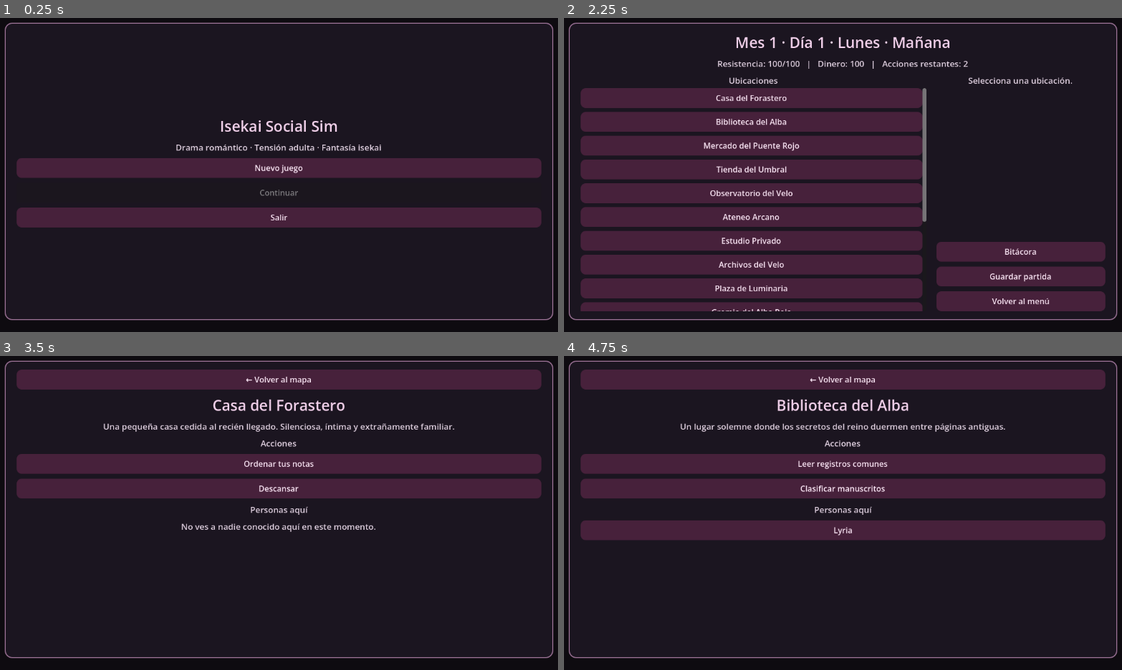
Above: before the commit, frames 1-4 (two rows, left to right).
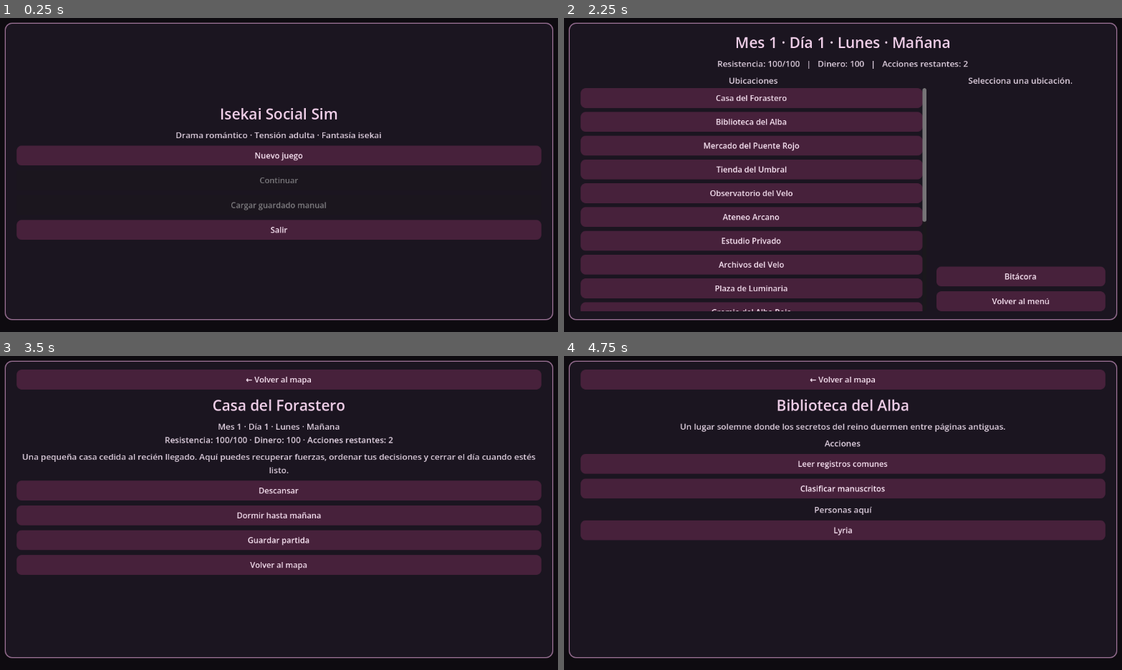
Above: after the commit, the same moments.

Repository: JoshSnowMex/isekai-novel
Game: Godot game, scene res://scenes/menu/MainMenu.tscn
The game is run twice, just before and just after one commit, with the same random seed, the same clock (stepped at 60 frames per second) and the same inputs.
Inputs:
- Up to frame 1 (0.25 s): no input
- Up to frame 2 (2.25 s): click "Nuevo juego" at 0.5 s; click "Forastero Sensible" at 1.25 s; click "Confirmar clase" at 2 s
- Up to frame 3 (3.5 s): click "Casa del Forastero" at 2.75 s
- Up to frame 4 (4.75 s): click "← Volver al mapa" at 3.5 s; click "Biblioteca del Alba" at 4.25 s

The runs differ from the first frame. In frame 1, 16% of the frame differs, in the area x 2-98%, y 28-71%; in frame 2, 2.1%; in frame 3, 26%, in the area x 2-98%, y 21-70%; in frame 4, nothing differs.

Commit message:
Update Save System

Diff:
--- a/core/save_manager.gd
+++ b/core/save_manager.gd
@@ -1,8 +1,18 @@
 extends Node
 
-const SAVE_PATH := "user://savegame.json"
+const AUTOSAVE_PATH := "user://autosave.json"
+const MANUAL_SAVE_PATH := "user://savegame.json"
+
+
+func autosave_game() -> void:
+	write_save_file(AUTOSAVE_PATH)
+
 
 func save_game() -> void:
+	write_save_file(MANUAL_SAVE_PATH)
+
+
+func write_save_file(path: String) -> void:
 	var save_data := {
 		"player": GameManager.player,
 		"current_day": GameManager.current_day,
@@ -13,15 +23,42 @@
 		"current_location_id": GameManager.current_location_id
 	}
 
-	var file := FileAccess.open(SAVE_PATH, FileAccess.WRITE)
+	var file := FileAccess.open(path, FileAccess.WRITE)
+
+	if file == null:
+		return
+
 	file.store_string(JSON.stringify(save_data, "\t"))
 	file.close()
 
+
+func load_continue_game() -> bool:
+	if FileAccess.file_exists(AUTOSAVE_PATH):
+		return load_from_path(AUTOSAVE_PATH)
+
+	if FileAccess.file_exists(MANUAL_SAVE_PATH):
+		return load_from_path(MANUAL_SAVE_PATH)
+
+	return false
+
+
+func load_manual_game() -> bool:
+	return load_from_path(MANUAL_SAVE_PATH)
+
+
 func load_game() -> bool:
-	if not FileAccess.file_exists(SAVE_PATH):
+	return load_continue_game()
+
+
+func load_from_path(path: String) -> bool:
+	if not FileAccess.file_exists(path):
 		return false
 
-	var file := FileAccess.open(SAVE_PATH, FileAccess.READ)
+	var file := FileAccess.open(path, FileAccess.READ)
+
+	if file == null:
+		return false
+
 	var content := file.get_as_text()
 	file.close()
 
@@ -31,14 +68,23 @@
 		return false
 
 	GameManager.player = data.get("player", {})
-	GameManager.current_day = data.get("current_day", 1)
-	GameManager.current_month = data.get("current_month", 1)
-	GameManager.current_weekday_index = data.get("current_weekday_index", 0)
-	GameManager.current_time_block = data.get("current_time_block", "morning")
-	GameManager.current_action_index = data.get("current_action_index", 0)
-	GameManager.current_location_id = data.get("current_location_id", "home")
+	GameManager.current_day = int(data.get("current_day", 1))
+	GameManager.current_month = int(data.get("current_month", 1))
+	GameManager.current_weekday_index = int(data.get("current_weekday_index", 0))
+	GameManager.current_time_block = str(data.get("current_time_block", "morning"))
+	GameManager.current_action_index = int(data.get("current_action_index", 0))
+	GameManager.current_location_id = str(data.get("current_location_id", "home"))
 
 	return true
 
+
+func has_continue_file() -> bool:
+	return FileAccess.file_exists(AUTOSAVE_PATH) or FileAccess.file_exists(MANUAL_SAVE_PATH)
+
+
+func has_manual_save_file() -> bool:
+	return FileAccess.file_exists(MANUAL_SAVE_PATH)
+
+
 func has_save_file() -> bool:
-	return FileAccess.file_exists(SAVE_PATH)
+	return has_continue_file()
--- a/core/scene_router.gd
+++ b/core/scene_router.gd
@@ -4,6 +4,7 @@
 const INTRO_SCENE := "res://scenes/intro/IntroScene.tscn"
 const WORLD_MAP := "res://scenes/map/WorldMap.tscn"
 const LOCATION_SCENE := "res://scenes/location/LocationScene.tscn"
+const HOME_SCENE := "res://scenes/home/HomeScene.tscn"
 const DATE_SCENE := "res://scenes/date/DateScene.tscn"
 const JOURNAL_SCENE := "res://scenes/journal/JournalScene.tscn"
 const SHOP_SCENE := "res://scenes/shop/ShopScene.tscn"
@@ -25,6 +26,9 @@
 func go_to_location() -> void:
 	get_tree().change_scene_to_file(LOCATION_SCENE)
 
+func go_to_home() -> void:
+	get_tree().change_scene_to_file(HOME_SCENE)
+
 func go_to_journal() -> void:
 	get_tree().change_scene_to_file(JOURNAL_SCENE)
 
--- a/data/locations.json
+++ b/data/locations.json
@@ -1,241 +1,217 @@
 {
-	"home": {
-		"name": "Casa del Forastero",
-		"description": "Una pequeña casa cedida al recién llegado. Silenciosa, íntima y extrañamente familiar.",
-		"actions": {
-			"rest": true,
-			"train": false,
-			"work_full": false,
-			"work_half": false,
-			"shop": false
-		},
-		"activities": [
-			"train_home_discipline_minor"
-		]
-	},
-	"library": {
-		"name": "Biblioteca del Alba",
-		"description": "Un lugar solemne donde los secretos del reino duermen entre páginas antiguas.",
-		"actions": {
-			"rest": false,
-			"train": false,
-			"work_full": false,
-			"work_half": false,
-			"shop": false
-		},
-		"activities": [
-			"train_library_intellect_minor",
-			"work_library_half"
-		]
-	},
-	"market": {
-		"name": "Mercado del Puente Rojo",
-		"description": "Ruidoso, cálido y lleno de miradas que dicen más de lo que deberían.",
-		"actions": {
-			"rest": false,
-			"train": false,
-			"work_full": false,
-			"work_half": false,
-			"shop": false
-		},
-		"activities": [
-			"train_market_strength_minor",
-			"work_market_half",
-			"work_market_full"
-		]
-	},
-	"shop": {
-		"name": "Tienda del Umbral",
-		"description": "Un local pequeño, perfumado con incienso y lleno de objetos que parecen tener más historia de la que deberían.",
-		"actions": {
-			"rest": false,
-			"train": false,
-			"work_full": false,
-			"work_half": false,
-			"shop": true
-		}
-	},
-	"observatory": {
-		"name": "Observatorio del Velo",
-		"description": "Una torre abierta al cielo, donde las estrellas parecen observar de vuelta.",
-		"actions": {
-			"rest": false,
-			"train": false,
-			"work_full": false,
-			"work_half": false,
-			"shop": false
-		},
-		"activities": [
-			"train_observatory_intuition_minor",
-			"work_observatory_half"
-		]
-	},
-	"arcane_library": {
-		"name": "Ateneo Arcano",
-		"description": "Una sección prohibida de la biblioteca, reservada para quienes saben formular preguntas peligrosas.",
-		"actions": {
-			"rest": false,
-			"train": false,
-			"work_full": false,
-			"work_half": false,
-			"shop": false
-		},
-		"activities": [
-			"train_arcane_intellect_major",
-			"work_arcane_half",
-			"work_arcane_full"
-		]
-	},
-	"private_study": {
-		"name": "Estudio Privado",
-		"description": "Un cuarto pequeño, cargado de tinta, mapas y secretos nunca dichos en voz alta.",
-		"actions": {
-			"rest": false,
-			"train": false,
-			"work_full": false,
-			"work_half": false,
-			"shop": false
-		},
-		"activities": [
-			"train_private_intuition_minor"
-		]
-	},
-	"archives": {
-		"name": "Archivos del Velo",
-		"description": "Pasillos de registros antiguos donde cada versión de la historia parece contradecir a otra.",
-		"actions": {
-			"rest": false,
-			"train": false,
-			"work_full": false,
-			"work_half": false,
-			"shop": false
-		},
-		"activities": [
-			"train_archives_intellect_minor",
-			"work_archives_half"
-		]
-	},
-	"plaza": {
-		"name": "Plaza de Luminaria",
-		"description": "El corazón social de la aldea. Aquí las noticias viajan más rápido que la verdad.",
-		"actions": {
-			"rest": false,
-			"train": false,
-			"work_full": false,
-			"work_half": false,
-			"shop": false
-		},
-		"activities": [
-			"train_plaza_charm_major",
-			"work_plaza_half"
-		]
-	},
-	"guild": {
-		"name": "Gremio del Alba Roja",
-		"description": "Un lugar de contratos, heridas y promesas hechas antes de pensar.",
-		"actions": {
-			"rest": false,
-			"train": false,
-			"work_full": false,
-			"work_half": false,
-			"shop": false
-		},
-		"activities": [
-			"train_guild_strength_major",
-			"work_guild_half",
-			"work_guild_full"
-		]
-	},
-	"tavern": {
-		"name": "Taberna del Puente Rojo",
-		"description": "Cálida, ruidosa y peligrosa cuando alguien bebe lo suficiente para decir la verdad.",
-		"actions": {
-			"rest": false,
-			"train": false,
-			"work_full": false,
-			"work_half": false,
-			"shop": false
-		},
-		"activities": [
-			"train_tavern_charm_minor",
-			"work_tavern_half",
-			"work_tavern_full"
-		]
-	},
-	"workshop": {
-		"name": "Taller Arcano",
-		"description": "Un caos de engranajes, gemas y humo dulce. Todo aquí parece a punto de explotar.",
-		"actions": {
-			"rest": false,
-			"train": false,
-			"work_full": false,
-			"work_half": false,
-			"shop": false
-		},
-		"activities": [
-			"train_workshop_discipline_minor",
-			"work_workshop_half",
-			"work_workshop_full"
-		]
-	},
-	"sanctuary": {
-		"name": "Santuario del Velo Quieto",
-		"description": "Un espacio de rezos, culpa y deseos cuidadosamente enterrados.",
-		"actions": {
-			"rest": false,
-			"train": false,
-			"work_full": false,
-			"work_half": false,
-			"shop": false
-		},
-		"activities": [
-			"train_sanctuary_discipline_major",
-			"work_sanctuary_half"
-		]
-	},
-	"forest": {
-		"name": "Bosque Herido",
-		"description": "Un bosque antiguo que conserva cicatrices que nadie en la aldea quiere explicar.",
-		"actions": {
-			"rest": false,
-			"train": false,
-			"work_full": false,
-			"work_half": false,
-			"shop": false
-		},
-		"activities": [
-			"train_forest_intuition_minor",
-			"work_forest_half"
-		]
-	},
-	"council_hall": {
-		"name": "Salón del Consejo",
-		"description": "Donde se toman decisiones públicas y se ocultan consecuencias privadas.",
-		"actions": {
-			"rest": false,
-			"train": false,
-			"work_full": false,
-			"work_half": false,
-			"shop": false
-		},
-		"activities": [
-			"train_council_discipline_minor",
-			"work_council_half",
-			"work_council_full"
-		]
-	},
-	"threshold": {
-		"name": "Umbral",
-		"description": "Un lugar imposible. No parece estar en el mundo, sino detrás de él.",
-		"actions": {
-			"rest": false,
-			"train": false,
-			"work_full": false,
-			"work_half": false,
-			"shop": false
-		},
-		"activities": [
-			"train_threshold_intuition_major"
-		]
+  "home": {
+	"name": "Casa del Forastero",
+	"description": "Una pequeña casa cedida al recién llegado. Silenciosa, íntima y extrañamente familiar.",
+	"actions": {
+	  "rest": false,
+	  "train": false,
+	  "work_full": false,
+	  "work_half": false,
+	  "shop": false
+	},
+	"activities": []
+  },
+  "library": {
+	"name": "Biblioteca del Alba",
+	"description": "Un lugar solemne donde los secretos del reino duermen entre páginas antiguas.",
+	"actions": {
+	  "rest": false,
+	  "train": false,
+	  "work_full": false,
+	  "work_half": false,
+	  "shop": false
+	},
+	"activities": ["train_library_intellect_minor", "work_library_half"]
+  },
+  "market": {
+	"name": "Mercado del Puente Rojo",
+	"description": "Ruidoso, cálido y lleno de miradas que dicen más de lo que deberían.",
+	"actions": {
+	  "rest": false,
+	  "train": false,
+	  "work_full": false,
+	  "work_half": false,
+	  "shop": false
+	},
+	"activities": [
+	  "train_market_strength_minor",
+	  "work_market_half",
+      "work_market_full"
+	]
+  },
+  "shop": {
+	"name": "Tienda del Umbral",
+	"description": "Un local pequeño, perfumado con incienso y lleno de objetos que parecen tener más historia de la que deberían.",
+	"actions": {
+	  "rest": false,
+	  "train": false,
+	  "work_full": false,
+	  "work_half": false,
+	  "shop": true
 	}
+  },
+  "observatory": {
+	"name": "Observatorio del Velo",
+	"description": "Una torre abierta al cielo, donde las estrellas parecen observar de vuelta.",
+	"actions": {
+	  "rest": false,
+	  "train": false,
+	  "work_full": false,
+	  "work_half": false,
+	  "shop": false
+	},
+	"activities": ["train_observatory_intuition_minor", "work_observatory_half"]
+  },
+  "arcane_library": {
+	"name": "Ateneo Arcano",
+	"description": "Una sección prohibida de la biblioteca, reservada para quienes saben formular preguntas peligrosas.",
+	"actions": {
+	  "rest": false,
+	  "train": false,
+	  "work_full": false,
+	  "work_half": false,
+	  "shop": false
+	},
+	"activities": [
+	  "train_arcane_intellect_major",
+	  "work_arcane_half",
+      "work_arcane_full"
+	]
+  },
+  "private_study": {
+	"name": "Estudio Privado",
+	"description": "Un cuarto pequeño, cargado de tinta, mapas y secretos nunca dichos en voz alta.",
+	"actions": {
+	  "rest": false,
+	  "train": false,
+	  "work_full": false,
+	  "work_half": false,
+	  "shop": false
+	},
+	"activities": ["train_private_intuition_minor"]
+  },
+  "archives": {
+	"name": "Archivos del Velo",
+	"description": "Pasillos de registros antiguos donde cada versión de la historia parece contradecir a otra.",
+	"actions": {
+	  "rest": false,
+	  "train": false,
+	  "work_full": false,
+	  "work_half": false,
+	  "shop": false
+	},
+	"activities": ["train_archives_intellect_minor", "work_archives_half"]
+  },
+  "plaza": {
+	"name": "Plaza de Luminaria",
+	"description": "El corazón social de la aldea. Aquí las noticias viajan más rápido que la verdad.",
+	"actions": {
+	  "rest": false,
+	  "train": false,
+	  "work_full": false,
+	  "work_half": false,
+	  "shop": false
+	},
+	"activities": ["train_plaza_charm_major", "work_plaza_half"]
+  },
+  "guild": {
+	"name": "Gremio del Alba Roja",
+	"description": "Un lugar de contratos, heridas y promesas hechas antes de pensar.",
+	"actions": {
+	  "rest": false,
+	  "train": false,
+	  "work_full": false,
+	  "work_half": false,
+	  "shop": false
+	},
+	"activities": [
+	  "train_guild_strength_major",
+	  "work_guild_half",
+      "work_guild_full"
+	]
+  },
+  "tavern": {
+	"name": "Taberna del Puente Rojo",
+	"description": "Cálida, ruidosa y peligrosa cuando alguien bebe lo suficiente para decir la verdad.",
+	"actions": {
+	  "rest": false,
+	  "train": false,
+	  "work_full": false,
+	  "work_half": false,
+	  "shop": false
+	},
+	"activities": [
+	  "train_tavern_charm_minor",
+	  "work_tavern_half",
+      "work_tavern_full"
+	]
+  },
+  "workshop": {
+	"name": "Taller Arcano",
+	"description": "Un caos de engranajes, gemas y humo dulce. Todo aquí parece a punto de explotar.",
+	"actions": {
+	  "rest": false,
+	  "train": false,
+	  "work_full": false,
+	  "work_half": false,
+	  "shop": false
+	},
+	"activities": [
+	  "train_workshop_discipline_minor",
+	  "work_workshop_half",
+      "work_workshop_full"
+	]
+  },
+  "sanctuary": {
+	"name": "Santuario del Velo Quieto",
+	"description": "Un espacio de rezos, culpa y deseos cuidadosamente enterrados.",
+	"actions": {
+	  "rest": false,
+	  "train": false,
+	  "work_full": false,
+	  "work_half": false,
+	  "shop": false
+	},
+	"activities": ["train_sanctuary_discipline_major", "work_sanctuary_half"]
+  },
+  "forest": {
+	"name": "Bosque Herido",
+	"description": "Un bosque antiguo que conserva cicatrices que nadie en la aldea quiere explicar.",
+	"actions": {
+	  "rest": false,
+	  "train": false,
+	  "work_full": false,
+	  "work_half": false,
+	  "shop": false
+	},
+	"activities": ["train_forest_intuition_minor", "work_forest_half"]
+  },
+  "council_hall": {
+	"name": "Salón del Consejo",
+	"description": "Donde se toman decisiones públicas y se ocultan consecuencias privadas.",
+	"actions": {
+	  "rest": false,
+	  "train": false,
+	  "work_full": false,
+	  "work_half": false,
+	  "shop": false
+	},
+	"activities": [
+	  "train_council_discipline_minor",
+	  "work_council_half",
+      "work_council_full"
+	]
+  },
+  "threshold": {
+	"name": "Umbral",
+	"description": "Un lugar imposible. No parece estar en el mundo, sino detrás de él.",
+	"actions": {
+	  "rest": false,
+	  "train": false,
+	  "work_full": false,
+	  "work_half": false,
+	  "shop": false
+	},
+	"activities": ["train_threshold_intuition_major"]
+  }
 }
--- /dev/null
+++ b/scenes/home/HomeScene.tscn
@@ -0,0 +1,12 @@
+[gd_scene load_steps=2 format=3]
+
+[ext_resource type="Script" path="res://scenes/home/home_scene.gd" id="1_home_scene"]
+
+[node name="HomeScene" type="Control"]
+layout_mode = 3
+anchors_preset = 15
+anchor_right = 1.0
+anchor_bottom = 1.0
+grow_horizontal = 2
+grow_vertical = 2
+script = ExtResource("1_home_scene")
--- /dev/null
+++ b/scenes/home/home_scene.gd
@@ -0,0 +1,124 @@
+extends Control
+
+var title_label: Label
+var status_label: Label
+var description_label: Label
+var action_container: VBoxContainer
+
+
+func _ready() -> void:
+	setup_fullscreen_root()
+	build_ui()
+	refresh_screen()
+
+
+func build_ui() -> void:
+	var root: VBoxContainer = ScreenRoot.create(self)
+
+	var back_button: Button = UIFactory.button("← Volver al mapa")
+	back_button.pressed.connect(_on_back_pressed)
+	root.add_child(back_button)
+
+	title_label = UIFactory.title("Casa del Forastero")
+	root.add_child(title_label)
+
+	status_label = UIFactory.body("")
+	root.add_child(status_label)
+
+	description_label = UIFactory.body("")
+	description_label.vertical_alignment = VERTICAL_ALIGNMENT_TOP
+	root.add_child(description_label)
+
+	action_container = VBoxContainer.new()
+	action_container.size_flags_horizontal = Control.SIZE_EXPAND_FILL
+	action_container.alignment = BoxContainer.ALIGNMENT_CENTER
+	action_container.add_theme_constant_override("separation", 10)
+	root.add_child(action_container)
+
+	build_actions()
+
+
+func refresh_screen(message: String = "") -> void:
+	status_label.text = "Mes %s · Día %s · %s · %s\nResistencia: %s/%s · Dinero: %s · Acciones restantes: %s" % [
+		GameManager.current_month,
+		GameManager.current_day,
+		GameManager.get_weekday_name(),
+		GameManager.get_time_label(),
+		GameManager.player.get("stamina", 0),
+		GameManager.player.get("max_stamina", 0),
+		GameManager.player.get("money", 0),
+		GameManager.get_actions_remaining()
+	]
+
+	if message != "":
+		description_label.text = message
+	else:
+		description_label.text = "Una pequeña casa cedida al recién llegado. Aquí puedes recuperar fuerzas, ordenar tus decisiones y cerrar el día cuando estés listo."
+
+
+func build_actions() -> void:
+	clear_container(action_container)
+
+	var rest_button: Button = UIFactory.button("Descansar")
+	rest_button.disabled = GameManager.is_day_exhausted()
+	rest_button.pressed.connect(_on_rest_pressed)
+	action_container.add_child(rest_button)
+
+	var sleep_button: Button = UIFactory.button("Dormir hasta mañana")
+	sleep_button.pressed.connect(_on_sleep_pressed)
+	action_container.add_child(sleep_button)
+
+	var save_button: Button = UIFactory.button("Guardar partida")
+	save_button.pressed.connect(_on_save_pressed)
+	action_container.add_child(save_button)
+
+	var map_button: Button = UIFactory.button("Volver al mapa")
+	map_button.pressed.connect(_on_back_pressed)
+	action_container.add_child(map_button)
+
+
+func _on_rest_pressed() -> void:
+	if not GameManager.can_perform_action(5):
+		refresh_screen(GameManager.get_action_blocked_message(5))
+		build_actions()
+		return
+
+	GameManager.player["stamina"] = min(
+		int(GameManager.player.get("stamina", 0)) + 20,
+		int(GameManager.player.get("max_stamina", 100))
+	)
+
+	GameManager.consume_action(5)
+	SaveManager.autosave_game()
+
+	refresh_screen("Descansas un momento.\nResistencia +20")
+	build_actions()
+
+
+func _on_sleep_pressed() -> void:
+	GameManager.sleep_until_next_day()
+	SaveManager.autosave_game()
+	SceneRouter.go_to_world_map()
+
+
+func _on_save_pressed() -> void:
+	SaveManager.save_game()
+	refresh_screen("Partida guardada manualmente en la Casa del Forastero.")
+	build_actions()
+
+
+func _on_back_pressed() -> void:
+	SceneRouter.go_to_world_map()
+
+
+func clear_container(container: VBoxContainer) -> void:
+	for child in container.get_children():
+		child.queue_free()
+
+
+func setup_fullscreen_root() -> void:
+	set_anchors_preset(Control.PRESET_FULL_RECT)
+	offset_left = 0
+	offset_top = 0
+	offset_right = 0
+	offset_bottom = 0
--- a/scenes/location/location_scene.gd
+++ b/scenes/location/location_scene.gd
@@ -88,9 +88,6 @@
 
 	if actions.get("shop", false):
 		add_action("Comprar", func(): SceneRouter.go_to_shop())
-
-	if current_location_id == "home" and GameManager.is_day_exhausted():
-		add_action("Dormir", func(): do_sleep(), true)
 
 	if action_container.get_child_count() == 0:
 		action_container.add_child(UIFactory.body("No hay acciones disponibles aquí por ahora."))
@@ -148,10 +145,6 @@
 	GameManager.consume_action(5)
 	reload_scene("Descansas un momento.\nResistencia +20")
 
-func do_sleep() -> void:
-	GameManager.sleep_until_next_day()
-	reload_scene("Duermes hasta la mañana siguiente.")
-
 func interact_npc(npc_id: String) -> void:
 	clear_container(action_container)
 
@@ -254,7 +247,7 @@
 	)
 
 	GameManager.consume_action(5)
-	SaveManager.save_game()
+	SaveManager.autosave_game()
 	reload_scene(message)
 
 func show_gift_selection(npc_id: String) -> void:
@@ -357,7 +350,7 @@
 	]
 
 	GameManager.consume_action(5)
-	SaveManager.save_game()
+	SaveManager.autosave_game()
 	reload_scene(message)
 
 func do_activity(activity_id: String) -> void:
@@ -366,11 +359,11 @@
 		return
 
 	var result_message: String = GameManager.perform_activity(activity_id)
-	SaveManager.save_game()
+	SaveManager.autosave_game()
 	reload_scene(result_message)
 
 func reload_scene(message: String = "") -> void:
-	SaveManager.save_game()
+	SaveManager.autosave_game()
 	load_location(current_location_id, message)
 
 func _on_back_pressed() -> void:
@@ -442,7 +435,7 @@
 		"Una petición cruzó un límite y dejó consecuencias."
 	)
 
-	SaveManager.save_game()
+	SaveManager.autosave_game()
 	reload_scene(result.get("text", "La petición terminó."))
 
 func show_date_location_selection(npc_id: String) -> void:
--- a/scenes/map/world_map.gd
+++ b/scenes/map/world_map.gd
@@ -61,10 +61,6 @@
 	journal_button.pressed.connect(func(): SceneRouter.go_to_journal())
 	right_panel.add_child(journal_button)
 
-	var save_button: Button = UIFactory.button("Guardar partida")
-	save_button.pressed.connect(_on_save_pressed)
-	right_panel.add_child(save_button)
-
 	var menu_button: Button = UIFactory.button("Volver al menú")
 	menu_button.pressed.connect(_on_menu_pressed)
 	right_panel.add_child(menu_button)
@@ -96,11 +92,12 @@
 
 func visit_location(location_id: String) -> void:
 	GameManager.current_location_id = location_id
+
+	if location_id == "home":
+		SceneRouter.go_to_home()
+		return
+
 	SceneRouter.go_to_location()
-
-func _on_save_pressed() -> void:
-	SaveManager.save_game()
-	info_label.text = "Partida guardada."
 
 func _on_menu_pressed() -> void:
 	SceneRouter.go_to_main_menu()
@@ -114,14 +111,25 @@
 	var combined_text: String = ""
 
 	for message in messages:
-		var entry: Dictionary = message
-		combined_text += "%s\n\n%s\n\n" % [
-			entry.get("name", "Hito narrativo"),
-			entry.get("text", "")
-		]
+		combined_text += format_narrative_message(message)
+		combined_text += "\n\n"
 
 	info_label.text = combined_text.strip_edges()
-	SaveManager.save_game()
+	SaveManager.autosave_game()
+
+
+func format_narrative_message(message: Variant) -> String:
+	if message is Dictionary:
+		var entry: Dictionary = message
+		var title: String = str(entry.get("name", entry.get("title", "Hito narrativo")))
+		var text: String = str(entry.get("text", entry.get("message", "")))
+
+		if text == "":
+			return title
+
+		return "%s\n\n%s" % [title, text]
+
+	return "El Velo se agita\n\n%s" % str(message)
 
 func setup_fullscreen_root() -> void:
 	set_anchors_preset(Control.PRESET_FULL_RECT)
--- a/scenes/menu/main_menu.gd
+++ b/scenes/menu/main_menu.gd
@@ -1,6 +1,7 @@
 extends Control
 
 var continue_button: Button
+var load_manual_button: Button
 var subtitle_label: Label
 
 func _ready() -> void:
@@ -34,6 +35,10 @@
 	continue_button.pressed.connect(_on_continue_pressed)
 	menu_container.add_child(continue_button)
 
+	load_manual_button = UIFactory.button("Cargar guardado manual")
+	load_manual_button.pressed.connect(_on_load_manual_pressed)
+	menu_container.add_child(load_manual_button)
+
 	var quit_button: Button = UIFactory.button("Salir")
 	quit_button.pressed.connect(_on_quit_pressed)
 	menu_container.add_child(quit_button)
@@ -43,13 +48,18 @@
 	root.add_child(spacer_bottom)
 
 func update_buttons() -> void:
-	continue_button.disabled = not SaveManager.has_save_file()
+	continue_button.disabled = not SaveManager.has_continue_file()
+	load_manual_button.disabled = not SaveManager.has_manual_save_file()
 
 func _on_new_game_pressed() -> void:
 	SceneRouter.go_to_intro()
 
 func _on_continue_pressed() -> void:
-	if SaveManager.load_game():
+	if SaveManager.load_continue_game():
+		SceneRouter.go_to_world_map()
+
+func _on_load_manual_pressed() -> void:
+	if SaveManager.load_manual_game():
 		SceneRouter.go_to_world_map()
 
 func _on_quit_pressed() -> void:
--- a/ui/components/ui_factory.gd
+++ b/ui/components/ui_factory.gd
@@ -22,10 +22,10 @@
 	return label
 
 static func button(text: String) -> Button:
-	var button: Button = Button.new()
-	button.text = text
-	button.custom_minimum_size = Vector2(260, 40)
-	button.add_theme_font_size_override("font_size", 16)
+	var new_button: Button = Button.new()
+	new_button.text = text
+	new_button.custom_minimum_size = Vector2(260, 40)
+	new_button.add_theme_font_size_override("font_size", 16)
 
 	var normal: StyleBoxFlat = StyleBoxFlat.new()
 	normal.bg_color = Color(0.28, 0.13, 0.23)
@@ -43,9 +43,9 @@
 	pressed.bg_color = Color(0.62, 0.26, 0.48)
 	pressed.set_corner_radius_all(10)
 
-	button.add_theme_stylebox_override("normal", normal)
-	button.add_theme_stylebox_override("hover", hover)
-	button.add_theme_stylebox_override("pressed", pressed)
-	button.add_theme_color_override("font_color", Color(0.98, 0.9, 0.96))
+	new_button.add_theme_stylebox_override("normal", normal)
+	new_button.add_theme_stylebox_override("hover", hover)
+	new_button.add_theme_stylebox_override("pressed", pressed)
+	new_button.add_theme_color_override("font_color", Color(0.98, 0.9, 0.96))
 
-	return button
+	return new_button
Not shown, added: scenes/home/home_scene.gd.uid
